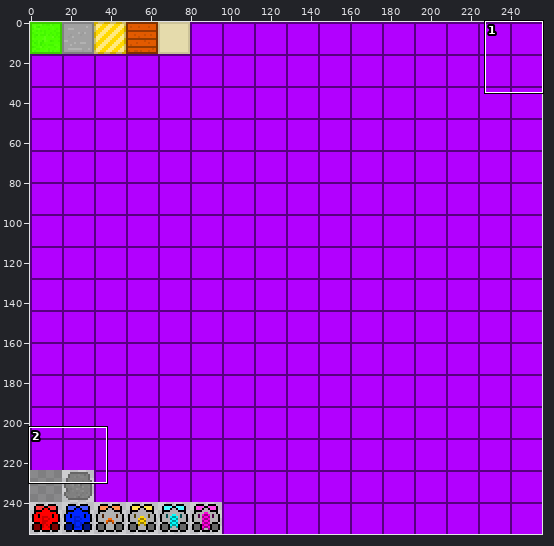
Edited in one commit: sprite sheet (client/sprites.png). The first picture is a wide view before the edit; the outline marks the close-up.
Close-up. As it was:
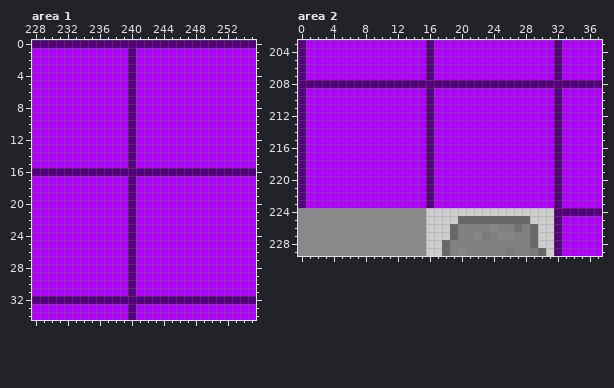
The file is 256x256 pixels. Colours within 5 levels of each other are drawn and written as one. Shown: area 1: x 228..255, y 0..34; area 2: x 0..37, y 203..229. The commit also changed other parts of the picture, which this record leaves out.
The same view after the edit:
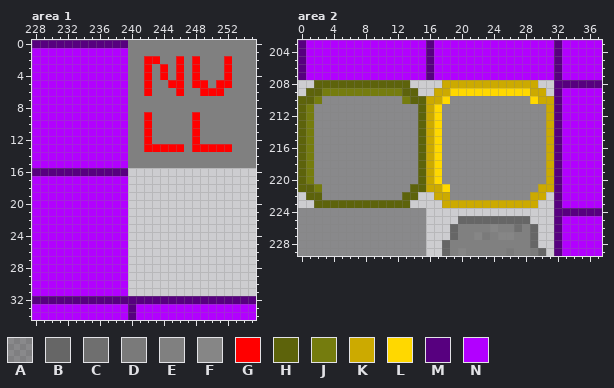
Palette (. is transparent): A #00000055  B #666666  C #6f6f6f  D #7a7a7a  E #808080  F #868686  G #ff0000  H #5d630b  J #757c0e  K #ccaa00  L #ffd800  M #57007f  N #b200ff
What changed:
--- area 1
@@ x 238..255 @@
- 0 MMMMMMMMMMMMMMMMMM
- 1 NNMNNNNNNNNNNNNNNN
- 2 NNMNNNNNNNNNNNNNNN
- 3 NNMNNNNNNNNNNNNNNN
- 4 NNMNNNNNNNNNNNNNNN
- 5 NNMNNNNNNNNNNNNNNN
- 6 NNMNNNNNNNNNNNNNNN
- 7 NNMNNNNNNNNNNNNNNN
- 8 NNMNNNNNNNNNNNNNNN
- 9 NNMNNNNNNNNNNNNNNN
-10 NNMNNNNNNNNNNNNNNN
-11 NNMNNNNNNNNNNNNNNN
-12 NNMNNNNNNNNNNNNNNN
-13 NNMNNNNNNNNNNNNNNN
-14 NNMNNNNNNNNNNNNNNN
-15 NNMNNNNNNNNNNNNNNN
-16 MMMMMMMMMMMMMMMMMM
-17 NNMNNNNNNNNNNNNNNN
-18 NNMNNNNNNNNNNNNNNN
-19 NNMNNNNNNNNNNNNNNN
-20 NNMNNNNNNNNNNNNNNN
-21 NNMNNNNNNNNNNNNNNN
-22 NNMNNNNNNNNNNNNNNN
-23 NNMNNNNNNNNNNNNNNN
-24 NNMNNNNNNNNNNNNNNN
-25 NNMNNNNNNNNNNNNNNN
-26 NNMNNNNNNNNNNNNNNN
-27 NNMNNNNNNNNNNNNNNN
-28 NNMNNNNNNNNNNNNNNN
-29 NNMNNNNNNNNNNNNNNN
-30 NNMNNNNNNNNNNNNNNN
-31 NNMNNNNNNNNNNNNNNN
+ 0 MMEEEEEEEEEEEEEEEE
+ 1 NNEEEEEEEEEEEEEEEE
+ 2 NNEEGGEEGEGEEEGEEE
+ 3 NNEEGEGEGEGEEEGEEE
+ 4 NNEEGEGEGEGEEEGEEE
+ 5 NNEEGEEGGEGGEGGEEE
+ 6 NNEEGEEEGEEGGGEEEE
+ 7 NNEEEEEEEEEEEEEEEE
+ 8 NNEEEEEEEEEEEEEEEE
+ 9 NNEEGEEEEEGEEEEEEE
+10 NNEEGEEEEEGEEEEEEE
+11 NNEEGEEEEEGEEEEEEE
+12 NNEEGEEEEEGEEEEEEE
+13 NNEEGGGGGEGGGGGEEE
+14 NNEEEEEEEEEEEEEEEE
+15 NNEEEEEEEEEEEEEEEE
+16 MM................
+17 NN................
+18 NN................
+19 NN................
+20 NN................
+21 NN................
+22 NN................
+23 NN................
+24 NN................
+25 NN................
+26 NN................
+27 NN................
+28 NN................
+29 NN................
+30 NN................
+31 NN................
 32 MMMMMMMMMMMMMMMMMM
--- area 2
@@ x 0..37 @@
 207 MNNNNNNNNNNNNNNNMNNNNNNNNNNNNNNNMNNNNN
-208 MMMMMMMMMMMMMMMMMMMMMMMMMMMMMMMMMMMMMM
-209 MNNNNNNNNNNNNNNNMNNNNNNNNNNNNNNNMNNNNN
-210 MNNNNNNNNNNNNNNNMNNNNNNNNNNNNNNNMNNNNN
-211 MNNNNNNNNNNNNNNNMNNNNNNNNNNNNNNNMNNNNN
-212 MNNNNNNNNNNNNNNNMNNNNNNNNNNNNNNNMNNNNN
-213 MNNNNNNNNNNNNNNNMNNNNNNNNNNNNNNNMNNNNN
-214 MNNNNNNNNNNNNNNNMNNNNNNNNNNNNNNNMNNNNN
-215 MNNNNNNNNNNNNNNNMNNNNNNNNNNNNNNNMNNNNN
-216 MNNNNNNNNNNNNNNNMNNNNNNNNNNNNNNNMNNNNN
-217 MNNNNNNNNNNNNNNNMNNNNNNNNNNNNNNNMNNNNN
-218 MNNNNNNNNNNNNNNNMNNNNNNNNNNNNNNNMNNNNN
-219 MNNNNNNNNNNNNNNNMNNNNNNNNNNNNNNNMNNNNN
-220 MNNNNNNNNNNNNNNNMNNNNNNNNNNNNNNNMNNNNN
-221 MNNNNNNNNNNNNNNNMNNNNNNNNNNNNNNNMNNNNN
-222 MNNNNNNNNNNNNNNNMNNNNNNNNNNNNNNNMNNNNN
-223 MNNNNNNNNNNNNNNNMNNNNNNNNNNNNNNNMNNNNN
+208 ..HHHHHHHHHHHH....KKKKKKKKKKKK..MMMMMM
+209 .HHJJJJJJJJJJHH..KKLLLLLLLLLLKK.MNNNNN
+210 HHJAAAAAAAAAAJHHKKLAAAAAAAAAALKKMNNNNN
+211 HJAAAAAAAAAAAAAHKLAAAAAAAAAAAAAKMNNNNN
+212 HJAAAAAAAAAAAAAHKLAAAAAAAAAAAAAKMNNNNN
+213 HJAAAAAAAAAAAAAHKLAAAAAAAAAAAAAKMNNNNN
+214 HJAAAAAAAAAAAAAHKLAAAAAAAAAAAAAKMNNNNN
+215 HJAAAAAAAAAAAAAHKLAAAAAAAAAAAAAKMNNNNN
+216 HJAAAAAAAAAAAAAHKLAAAAAAAAAAAAAKMNNNNN
+217 HJAAAAAAAAAAAAAHKLAAAAAAAAAAAAAKMNNNNN
+218 HJAAAAAAAAAAAAAHKLAAAAAAAAAAAAAKMNNNNN
+219 HJAAAAAAAAAAAAAHKLAAAAAAAAAAAAAKMNNNNN
+220 HJAAAAAAAAAAAAAHKLAAAAAAAAAAAAAKMNNNNN
+221 HHJAAAAAAAAAAAHHKKLAAAAAAAAAAAKKMNNNNN
+222 .HHAAAAAAAAAAHH..KKAAAAAAAAAAKK.MNNNNN
+223 ..HHHHHHHHHHHH....KKKKKKKKKKKK..MNNNNN
 224 AAAAAAAAAAAAAAAA................MMMMMM
